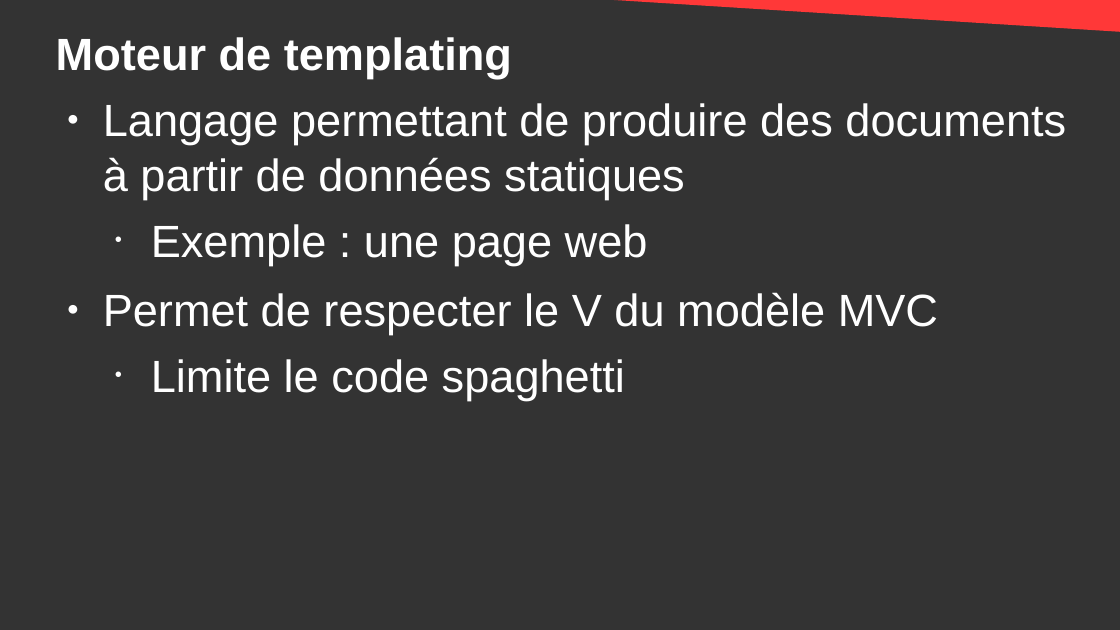
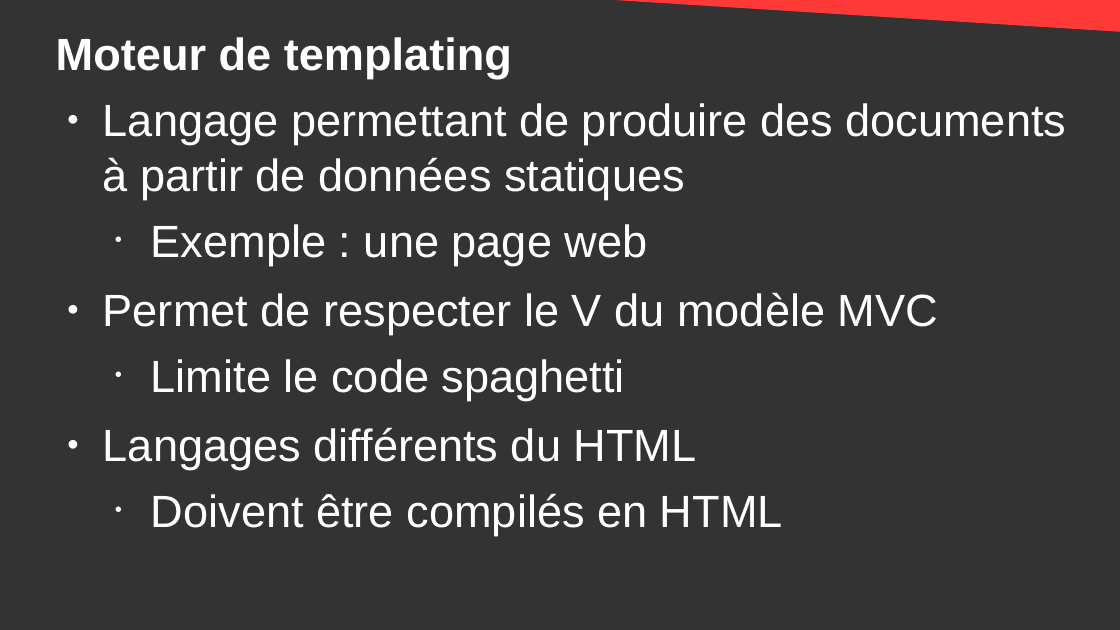
Before and after one commit to DanYellow/cours, a slide deck: slide 22 of developpement-front-s5/travaux-pratiques/numero-4/presentation.odp. Drawn at 1120x630 pixels with LibreOffice and Linux fonts; fonts in the diff are those of the drawing. Boxes give left, top, right and bottom in pixels: in the first picture for what was removed or moved away, otherwise in the second. Text is boxed around its words. In the diff, an @@ line names an element or a change of style, - is before the commit and + after.

```diff
--- a/developpement-front-s5/travaux-pratiques/numero-4/presentation.odp
+++ b/developpement-front-s5/travaux-pratiques/numero-4/presentation.odp
@@ text at (103,427,783,535): paragraphs added @@
+● Langages différents du HTML
+  • Doivent être compilés en HTML
```
Also in this commit, not shown: 4 other slides changed, 9 slides added, 3 other files.
